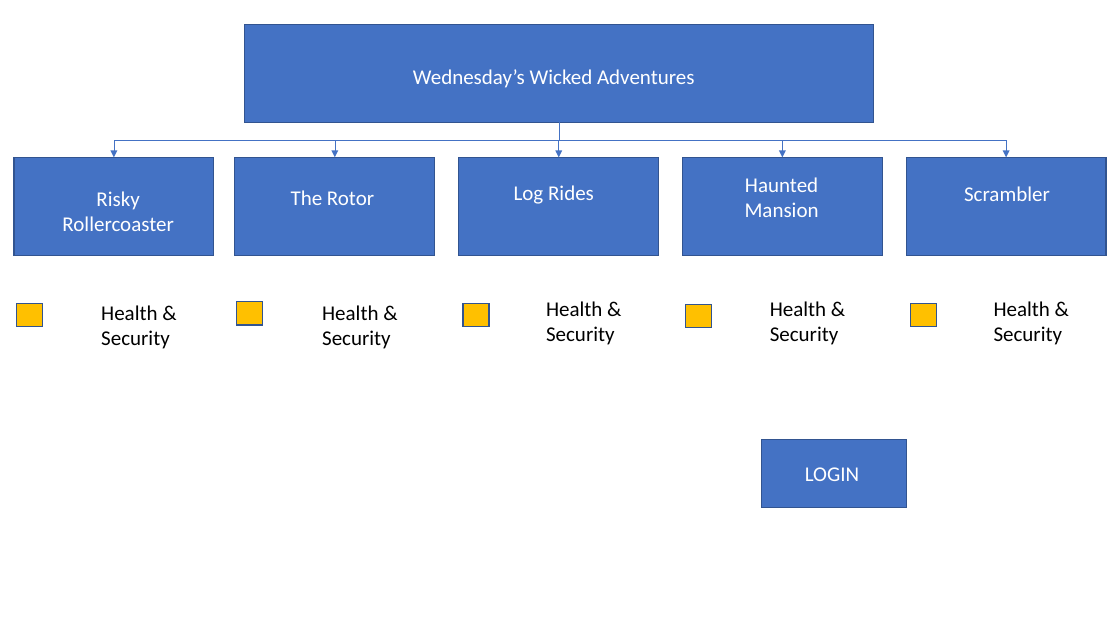
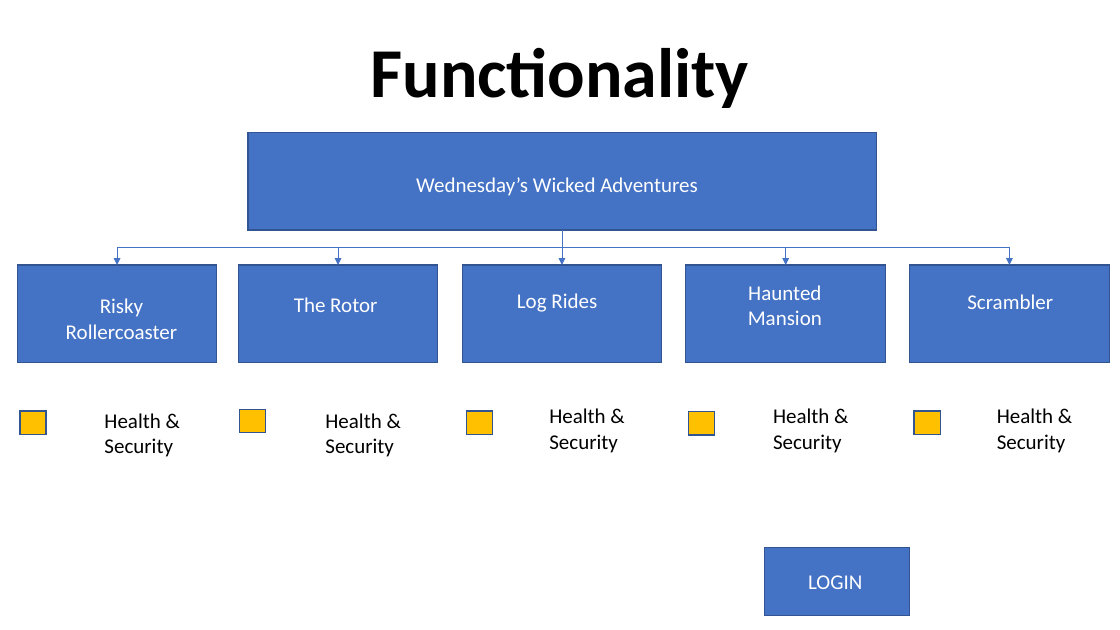
Before and after one commit to devopslecturer/awmsc2022, a slide deck: slide 2 of Themepark sample.pptx (slide 1 before the commit). Drawn at 1120x630 pixels with LibreOffice and Linux fonts; fonts in the diff are those of the drawing. Boxes give left, top, right and bottom in pixels: in the first picture for what was removed or moved away, otherwise in the second. Text is boxed around its words. In the diff, an @@ line names an element or a change of style, - is before the commit and + after.

```diff
--- a/Themepark sample.pptx
+++ b/Themepark sample.pptx
@@ text added at <box>370,47,749,108</box>, 60 pt, text #000000, bold @@
+Functionality
@@ 5 texts, 3 elbow arrows, 1 rectangle: place and size @@
-5 texts, 3 elbow arrows, 1 rectangle at <box>114,69,1063,345</box>
+5 texts, 3 elbow arrows, 1 rectangle at <box>117,177,1066,453</box>
@@ elbow arrow moved from (560, 123) - (1007, 157) to (562, 230) - (1010, 265) @@
@@ elbow arrow moved from (560, 123) - (782, 157) to (562, 230) - (786, 265) @@
@@ 11 rectangles, 7 texts: place and size @@
-11 rectangles, 7 texts at <box>14,24,1107,507</box>
+11 rectangles, 7 texts at <box>18,132,1110,615</box>
```
Also in this commit, not shown: 2 slides added.
